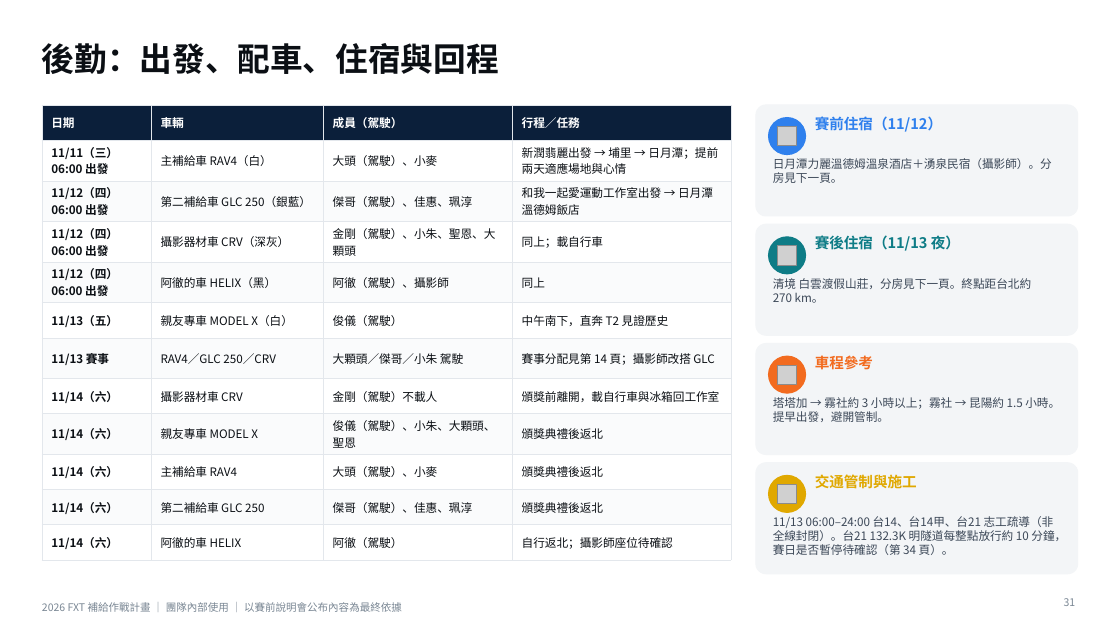
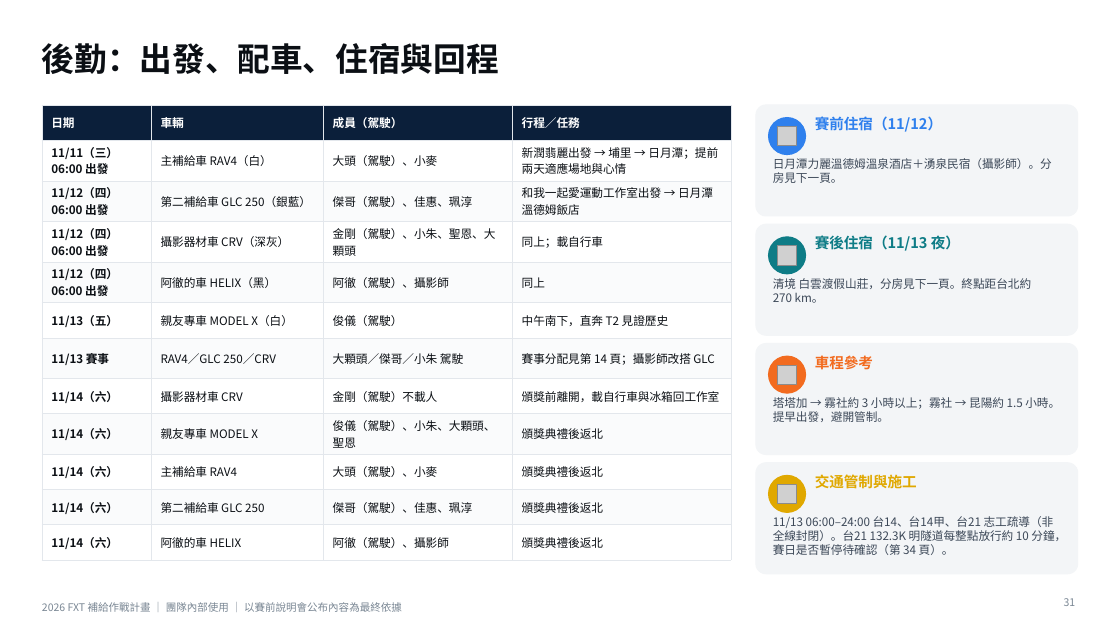
Before and after one commit to powermovebboy-sys/Race-site, a slide deck: slide 31 of deck/2026_FXT_補給作戰計畫.pptx. Drawn at 1120x630 pixels with LibreOffice and Linux fonts; fonts in the diff are those of the drawing; grey boxes stand for pictures. Boxes give left, top, right and bottom in pixels: in the first picture for what was removed or moved away, otherwise in the second. Text is boxed around its words. In the diff, an @@ line names an element or a change of style, - is before the commit and + after.

```diff
--- a/deck/2026_FXT_補給作戰計畫.pptx
+++ b/deck/2026_FXT_補給作戰計畫.pptx
@@ table at (42,105,731,553) @@
-row 12, column 3: 阿徹（駕駛）
+row 12, column 3: 阿徹（駕駛）、攝影師
-row 12, column 4: 自行返北；攝影師座位待確認
+row 12, column 4: 頒獎典禮後返北
```
Also in this commit, not shown: 1 other slide changed, 3 other files.
